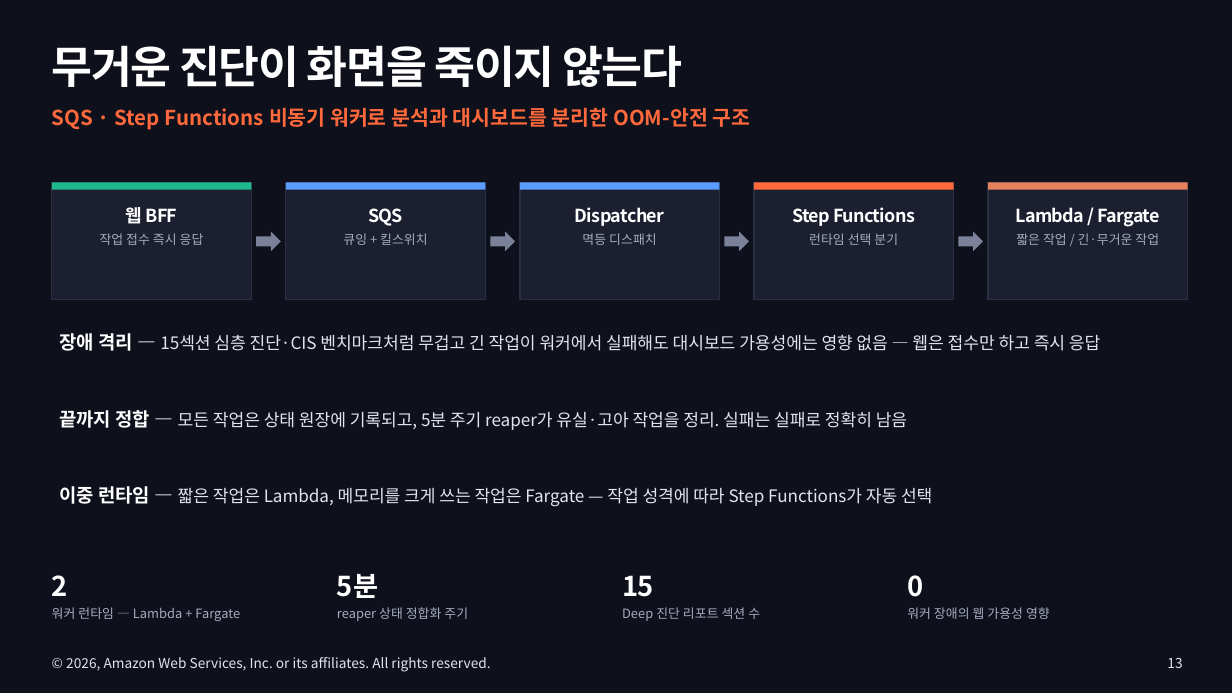
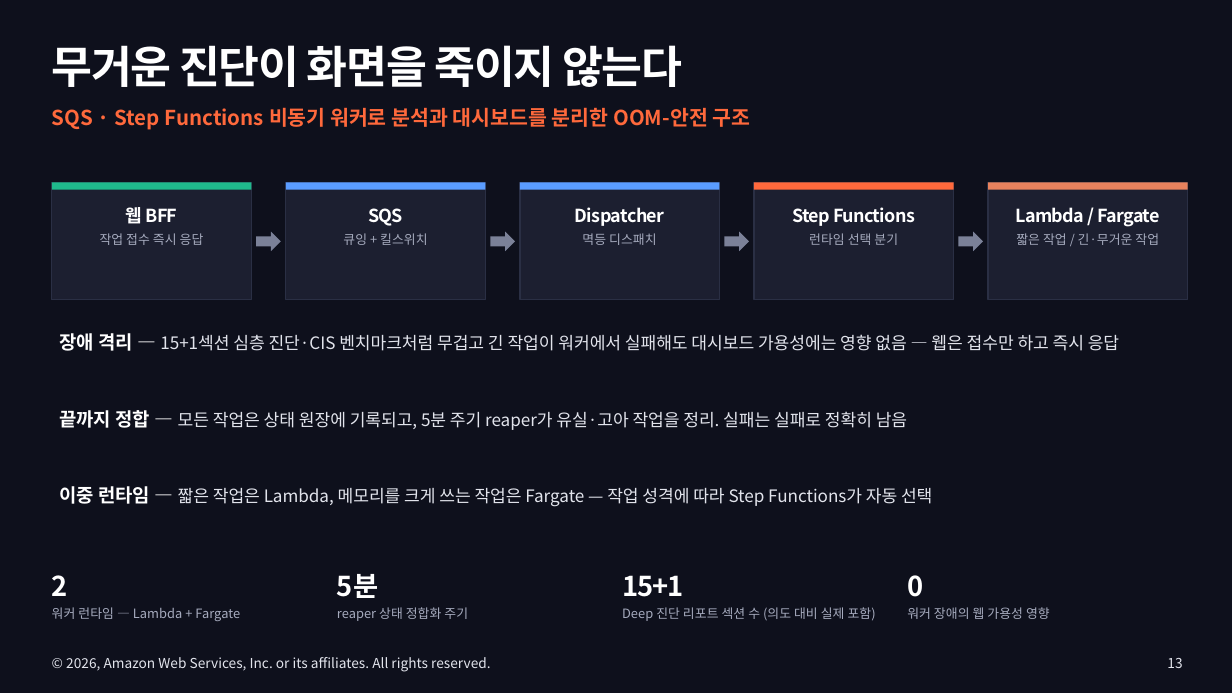
Before and after one commit to Atom-oh/awsops, a slide deck: slide 13 of docs-site/static/presentation/awsops-intro/awsops-intro.pptx. Drawn at 1232x693 pixels with LibreOffice and Linux fonts; fonts in the diff are those of the drawing. Boxes give left, top, right and bottom in pixels: in the first picture for what was removed or moved away, otherwise in the second. Text is boxed around its words. In the diff, an @@ line names an element or a change of style, - is before the commit and + after.

```diff
--- a/docs-site/static/presentation/awsops-intro/awsops-intro.pptx
+++ b/docs-site/static/presentation/awsops-intro/awsops-intro.pptx
@@ text at [59, 333, 1119, 351]: text changed @@
-장애 격리 — 15섹션 심층 진단·CIS 벤치마크처럼 무겁고 긴 작업이 워커에서 실패해도 대시보드 가용성에는 영향 없음 — 웹은 접수만 하고 즉시 응답
+장애 격리 — 15+1섹션 심층 진단·CIS 벤치마크처럼 무겁고 긴 작업이 워커에서 실패해도 대시보드 가용성에는 영향 없음 — 웹은 접수만 하고 즉시 응답
@@ text at [622, 575, 684, 597]: text changed @@
-15
+15+1
@@ text at [622, 607, 876, 621]: text changed @@
-Deep 진단 리포트 섹션 수
+Deep 진단 리포트 섹션 수 (의도 대비 실제 포함)
```
Also in this commit, not shown: 7 other slides changed, 5 other files.
